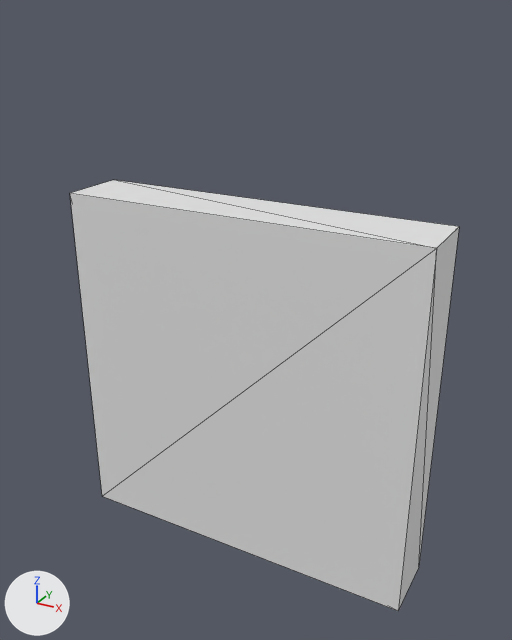
One commit to the OBJ model core/src/main/resources/assets/default-firepower-card.obj: the scene before it, then after it.
Before and after are seen from a camera (50 mm lens) standing at (1.621, -9.92, 1.747) and looking at (0.621, -8.101, 0.837). Every picture has the same lights, and +X, +Y and +Z are marked at lower left. The first picture is the older version. Mesh edges are drawn as thin lines. Where no turn or scale is listed for an object, it has been applied to the vertices. Vertices at exactly the same position are counted once.

The first picture shows 'default-firepower-card'.
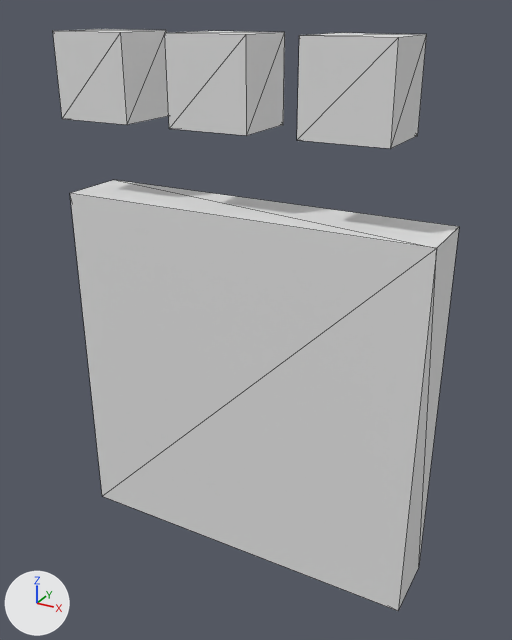
Pixel boxes [x1, y1, x2, y2] of what changed, in the pictures (512 x 640 px):
```json
{"object": "default-firepower-card", "change": "reshaped", "before": [70, 180, 459, 611], "after": [53, 29, 459, 611], "on screen": "35% taller"}
{"part": 1, "of": "me_default_firepower_card", "change": "added", "after": [53, 29, 169, 125]}
{"part": 2, "of": "me_default_firepower_card", "change": "added", "after": [165, 31, 285, 136]}
{"part": 3, "of": "me_default_firepower_card", "change": "added", "after": [297, 33, 427, 149]}
```

The change, as JSON lines over the scene's bpy script:
```json
{"block": "me_default_firepower_card", "where": "# used by ob_default_firepower_card; location = (0.0, 0.0, 0.0)"}
{"op": "remove", "block": "me_default_firepower_card", "code": "me_default_firepower_card.from_pydata(...)  # 8 vertices, 12 faces; spans x 0.0..1.2, y -8.22..-8.0, z 0.0..1.2"}
{"op": "add", "block": "me_default_firepower_card", "code": "me_default_firepower_card.from_pydata(...)  # 32 vertices, 48 faces; spans x 0.0..1.2, y -8.22..-8.0, z 0.0..1.686"}
{"block": "me_default_firepower_card", "change": "me_default_firepower_card part 1: a new loose piece, a box spanning x 0.0..0.253, y -8.22..-8.0, z 1.433..1.686"}
{"block": "me_default_firepower_card", "change": "me_default_firepower_card part 2: a new loose piece, a box spanning x 0.404..0.657, y -8.22..-8.0, z 1.433..1.686"}
{"block": "me_default_firepower_card", "change": "me_default_firepower_card part 3: a new loose piece, a box spanning x 0.808..1.061, y -8.22..-8.0, z 1.433..1.686"}
```
